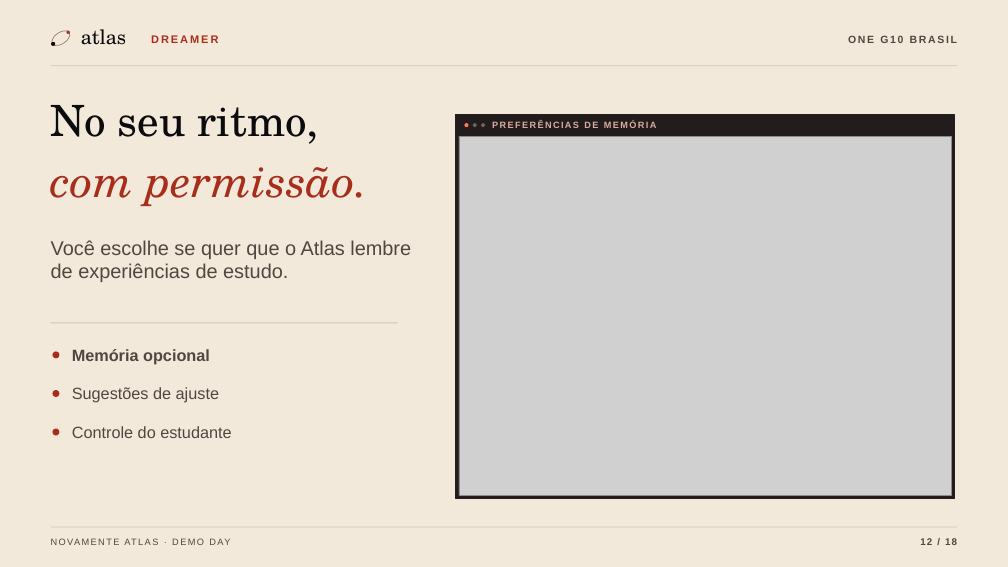
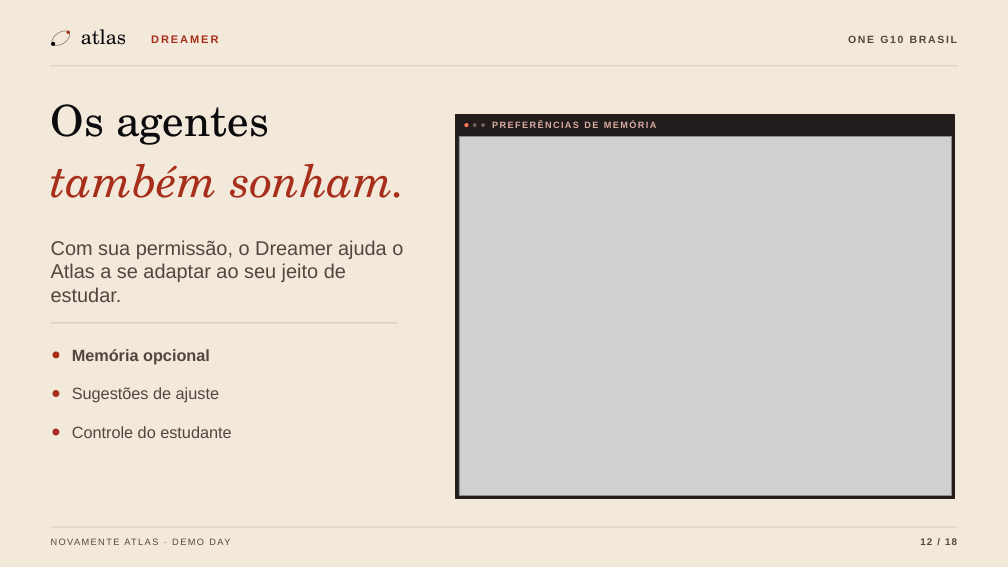
Before and after one commit to Oracle-hackatom-g10-team-4/Nova-mente-Solution, a slide deck: slide 12 of NovaMente-Atlas-Demo-Day-Estudo-e-Treinamento.pptx. Drawn at 1008x567 pixels with LibreOffice and Linux fonts; fonts in the diff are those of the drawing; grey boxes stand for pictures. Boxes give left, top, right and bottom in pixels: in the first picture for what was removed or moved away, otherwise in the second. Text is boxed around its words. In the diff, an @@ line names an element or a change of style, - is before the commit and + after.

```diff
--- a/NovaMente-Atlas-Demo-Day-Estudo-e-Treinamento.pptx
+++ b/NovaMente-Atlas-Demo-Day-Estudo-e-Treinamento.pptx
@@ text at bbox=[51, 104, 269, 145]: text changed @@
-No seu ritmo,
+Os agentes
@@ text at bbox=[51, 163, 406, 198]: text changed @@
-com permissão.
+também sonham.
@@ text at bbox=[51, 240, 403, 302]: text changed @@
-Você escolhe se quer que o Atlas lembre de experiências de estudo.
+Com sua permissão, o Dreamer ajuda o Atlas a se adaptar ao seu jeito de estudar.
```
Also in this commit, not shown: 3 other slides changed.
